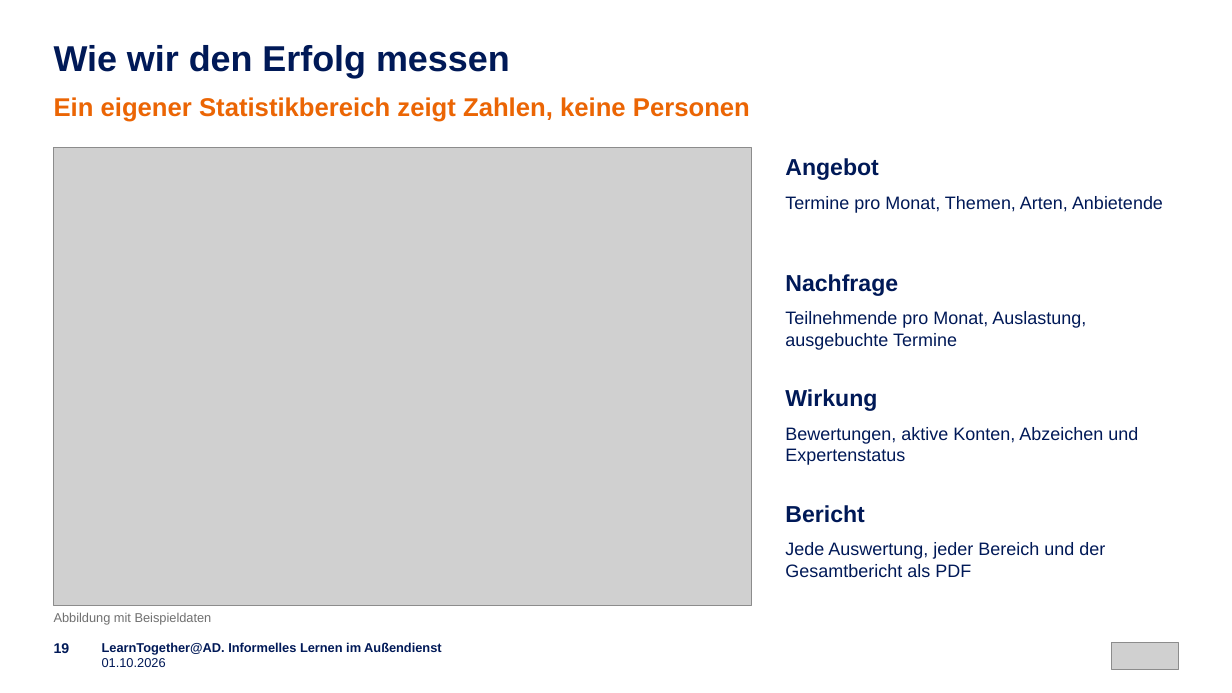
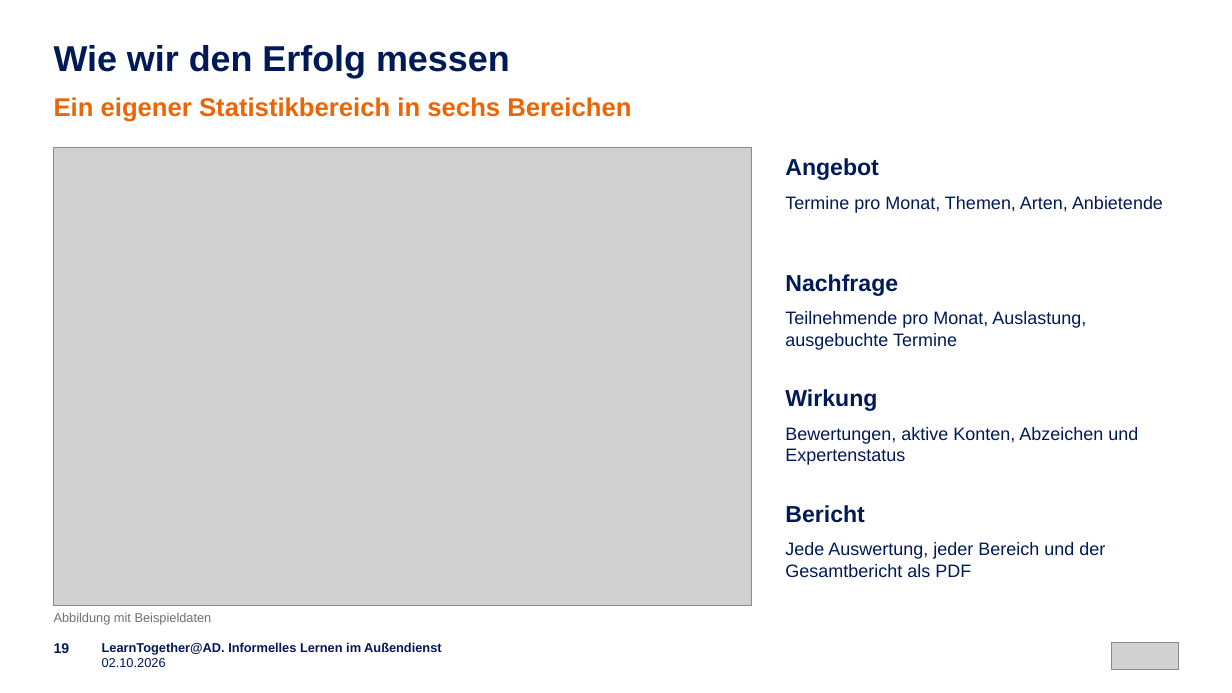
Before and after one commit to emplush/ruv_learntogether, a slide deck: slide 19 of docs/LearnTogether-AD_Praesentation.pptx. Drawn at 1232x693 pixels with LibreOffice and Linux fonts; fonts in the diff are those of the drawing; grey boxes stand for pictures. Boxes give left, top, right and bottom in pixels: in the first picture for what was removed or moved away, otherwise in the second. Text is boxed around its words. In the diff, an @@ line names an element or a change of style, - is before the commit and + after.

```diff
--- a/docs/LearnTogether-AD_Praesentation.pptx
+++ b/docs/LearnTogether-AD_Praesentation.pptx
@@ text at [54,97,631,122]: text changed @@
-Ein eigener Statistikbereich zeigt Zahlen, keine Personen
+Ein eigener Statistikbereich in sechs Bereichen
@@ text at [102,658,166,667]: text changed @@
-01.10.2026
+02.10.2026
```
Also in this commit, not shown: 26 other slides changed.
